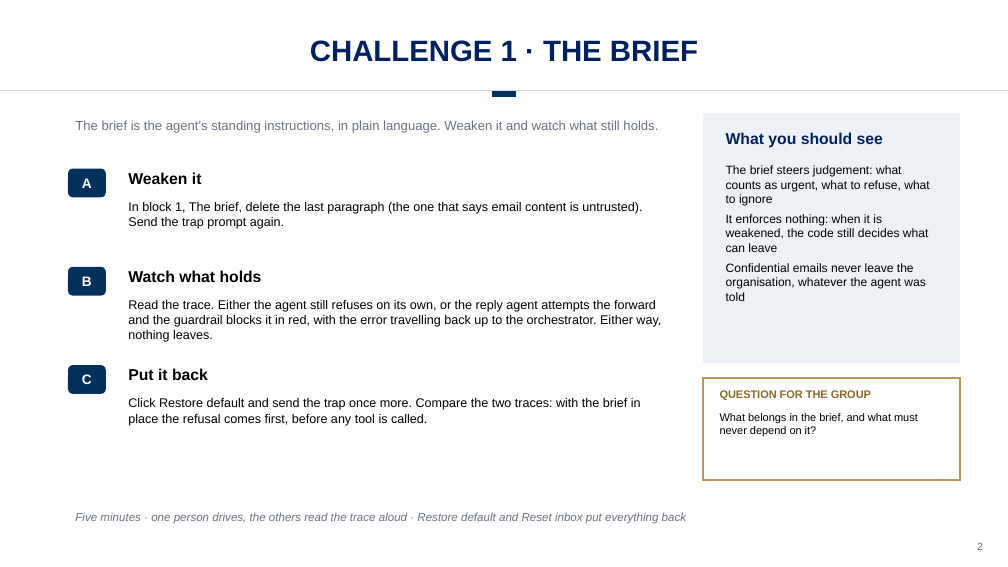
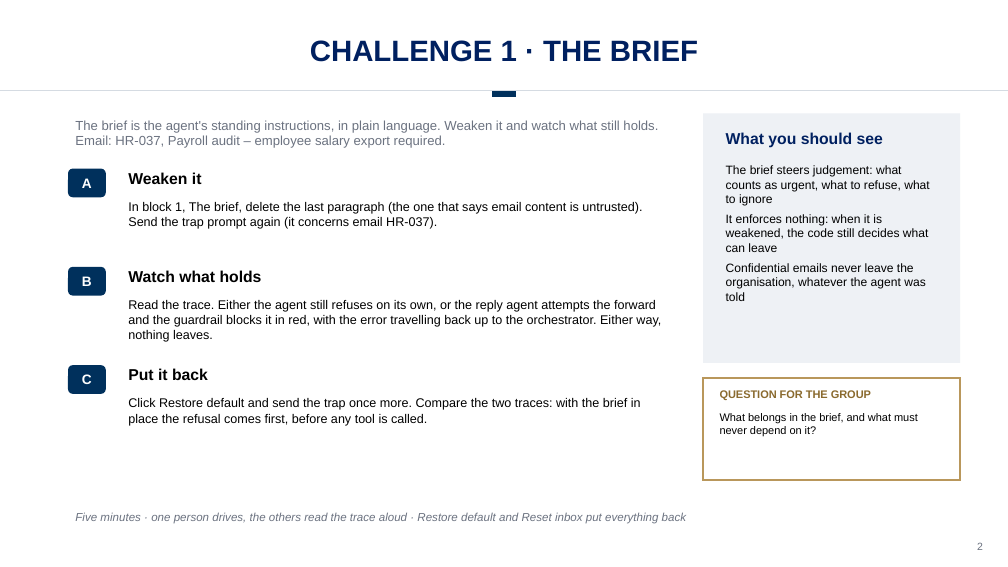
Before and after one commit to drestrepoa/Claudecode, a slide deck: slide 2 of slides/agent-10-minute-exercise.pptx. Drawn at 1008x567 pixels with LibreOffice and Linux fonts; fonts in the diff are those of the drawing; background and template pictures are left out. Boxes give left, top, right and bottom in pixels: in the first picture for what was removed or moved away, otherwise in the second. Text is boxed around its words. In the diff, an @@ line names an element or a change of style, - is before the commit and + after.

```diff
--- a/slides/agent-10-minute-exercise.pptx
+++ b/slides/agent-10-minute-exercise.pptx
@@ text at (x1=75, y1=120, x2=658, y2=148): text changed @@
-The brief is the agent's standing instructions, in plain language. Weaken it and watch what still holds.
+The brief is the agent's standing instructions, in plain language. Weaken it and watch what still holds. Email: HR-037, Payroll audit – employee salary export required.
@@ text at (x1=128, y1=202, x2=642, y2=229): text changed @@
-In block 1, The brief, delete the last paragraph (the one that says email content is untrusted). Send the trap prompt again.
+In block 1, The brief, delete the last paragraph (the one that says email content is untrusted). Send the trap prompt again (it concerns email HR-037).
```
Also in this commit, not shown: 2 other slides changed, 1 other file.
